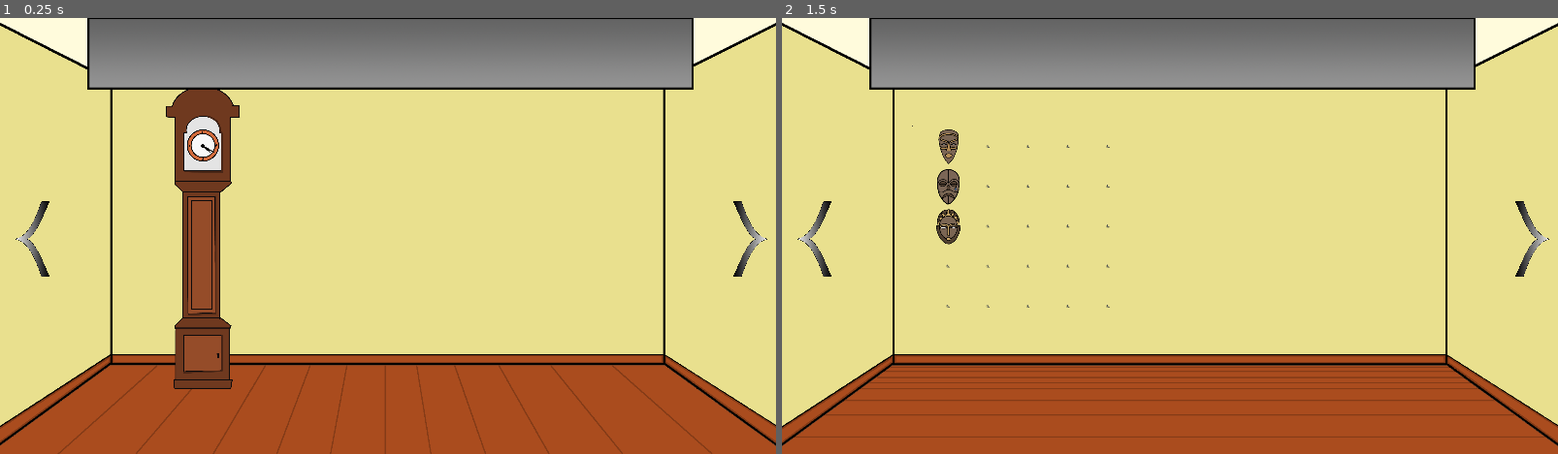
Above: before the commit, frames 1-2 (left to right).
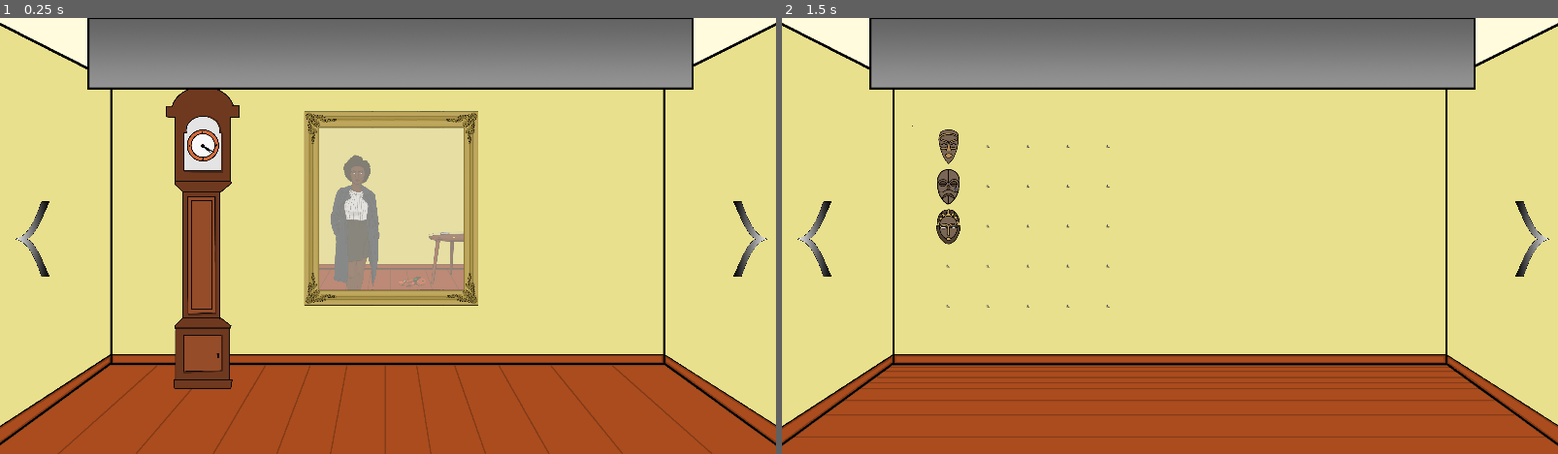
Above: after the commit, the same moments.

Repository: Paulpanther/GameJam11
Game: Godot game, scene res://Scenes/Main.tscn
Two runs of this game, one before a commit and one after it. Both use one fixed random seed, a clock stepped at 60 frames per second and the inputs below.
Inputs (mouse positions are in pixels of both pictures, inside the frame that each line leads up to):
- Up to frame 1 (0.25 s): no input
- Up to frame 2 (1.5 s): tap Enter at 0.5 s; move the mouse to (1030, 240) at 0.52 s; click (1030, 240) at 0.67 s; tap Space at 1.25 s; move the mouse to (813, 236) at 1.27 s; click (813, 236) at 1.42 s

The runs differ from the first frame. In frame 1, 5.6% of the frame differs, in the area x 39-62%, y 21-66%; in frame 2, nothing differs.

Commit message:
Add flower and table

Diff:
--- a/Scenes/Room1/Room1.tscn
+++ b/Scenes/Room1/Room1.tscn
@@ -1,7 +1,8 @@
-[gd_scene load_steps=7 format=2]
+[gd_scene load_steps=8 format=2]
 
 [ext_resource path="res://Sprites/wall1.png" type="Texture" id=1]
 [ext_resource path="res://Scripts/Room1/room1.gd" type="Script" id=2]
+[ext_resource path="res://Sprites/Room1/mirror.png" type="Texture" id=3]
 [ext_resource path="res://Sprites/Room1/Clock/Grandfather_closed.png" type="Texture" id=4]
 [ext_resource path="res://Sprites/Room1/Clock/clockhand_small.png" type="Texture" id=5]
 [ext_resource path="res://Sprites/Room1/Clock/clockhand_big.png" type="Texture" id=6]
@@ -45,4 +46,9 @@
 position = Vector2( -2.35168, -906.712 )
 texture = ExtResource( 6 )
 offset = Vector2( 0, -79.893 )
+
+[node name="Mirror" type="Sprite" parent="."]
+position = Vector2( 967.516, 471.76 )
+scale = Vector2( 0.484112, 0.484112 )
+texture = ExtResource( 3 )
 [connection signal="input_event" from="GrandfatherClock/GFCTop" to="." method="_on_GFCTop_input_event"]
--- a/Scenes/Room3/Room3.tscn
+++ b/Scenes/Room3/Room3.tscn
@@ -1,9 +1,16 @@
-[gd_scene load_steps=2 format=2]
+[gd_scene load_steps=4 format=2]
 
 [ext_resource path="res://Sprites/wall1.png" type="Texture" id=1]
+[ext_resource path="res://Scenes/Room3/TableAndFlower.tscn" type="PackedScene" id=2]
+[ext_resource path="res://Scripts/Room3/room3.gd" type="Script" id=3]
 
 [node name="Room3" type="Node2D"]
+script = ExtResource( 3 )
 
 [node name="Background" type="Sprite" parent="."]
 position = Vector2( 959.591, 539.445 )
 texture = ExtResource( 1 )
+
+[node name="TableAndFlower" parent="." instance=ExtResource( 2 )]
+position = Vector2( 1283.17, 789.888 )
+scale = Vector2( 0.5, 0.5 )
--- a/Scenes/Room3/TableAndFlower.tscn
+++ b/Scenes/Room3/TableAndFlower.tscn
@@ -1,10 +1,17 @@
-[gd_scene load_steps=6 format=2]
+[gd_scene load_steps=8 format=2]
 
 [ext_resource path="res://Scripts/Room3/table_and_flower.gd" type="Script" id=1]
 [ext_resource path="res://Sprites/Room3/flower2.png" type="Texture" id=2]
 [ext_resource path="res://Sprites/Room3/table.png" type="Texture" id=3]
 [ext_resource path="res://Sprites/Room3/flower1.png" type="Texture" id=4]
 [ext_resource path="res://Sprites/Room3/flower_broken.png" type="Texture" id=5]
+
+[sub_resource type="CircleShape2D" id=1]
+radius = 592.106
+
+[sub_resource type="CapsuleShape2D" id=2]
+radius = 81.9712
+height = 205.341
 
 [node name="TableAndFlower" type="Node2D"]
 script = ExtResource( 1 )
@@ -26,3 +33,17 @@
 position = Vector2( -644, 360 )
 scale = Vector2( 0.7, 0.7 )
 texture = ExtResource( 5 )
+
+[node name="TableTrigger" type="Area2D" parent="."]
+
+[node name="CollisionShape2D" type="CollisionShape2D" parent="TableTrigger"]
+position = Vector2( -32, -100 )
+shape = SubResource( 1 )
+
+[node name="FlowerTrigger" type="Area2D" parent="."]
+
+[node name="CollisionShape2D" type="CollisionShape2D" parent="FlowerTrigger"]
+position = Vector2( -218, -446 )
+shape = SubResource( 2 )
+[connection signal="input_event" from="TableTrigger" to="." method="on_table_click"]
+[connection signal="input_event" from="FlowerTrigger" to="." method="on_flower_click"]
--- /dev/null
+++ b/Scenes/Room3/TableDetail.tscn
@@ -0,0 +1,16 @@
+[gd_scene load_steps=3 format=2]
+
+[ext_resource path="res://Sprites/wall1.png" type="Texture" id=1]
+[ext_resource path="res://Scenes/Room3/TableAndFlower.tscn" type="PackedScene" id=2]
+
+[node name="TableDetail" type="Node2D"]
+
+[node name="Sprite" type="Sprite" parent="."]
+position = Vector2( 885.769, 605.284 )
+scale = Vector2( 1.969, 1.969 )
+texture = ExtResource( 1 )
+
+[node name="TableAndFlower" parent="." instance=ExtResource( 2 )]
+position = Vector2( 997.525, 1408.29 )
+scale = Vector2( 1.969, 1.969 )
+interactable = true
--- /dev/null
+++ b/Scripts/Room3/room3.gd
@@ -0,0 +1,5 @@
+extends Node
+
+
+func on_detail_return():
+	$TableAndFlower.on_detail_return()
--- a/Scripts/Room3/table_and_flower.gd
+++ b/Scripts/Room3/table_and_flower.gd
@@ -4,6 +4,25 @@
 export (bool) var interactable = false
 
 
+func _ready():
+	_update_image()
+
+func on_detail_return():
+	_update_image()
+
+func on_flower_click(viewport, event, shape_idx):
+	if (event is InputEventMouseButton && event.pressed):
+		if interactable and GlobalFlowerPot.flower_state == 2:
+			GlobalFlowerPot.flower_state = 3
+			#Inv.inventory.add_item(Items.door_key)
+
+func on_table_click(viewport, event, shape_idx):
+	if (event is InputEventMouseButton && event.pressed):
+		if not interactable:
+			if GlobalFlowerPot.flower_state == 3:
+				SceneStack.switch_scene("res://Scenes/Room3/CatMouse.tscn")
+			else:
+				SceneStack.switch_scene("res://Scenes/Room3/TableDetail.tscn")
 
 func _update_image():
 	$Flower1.hide()
